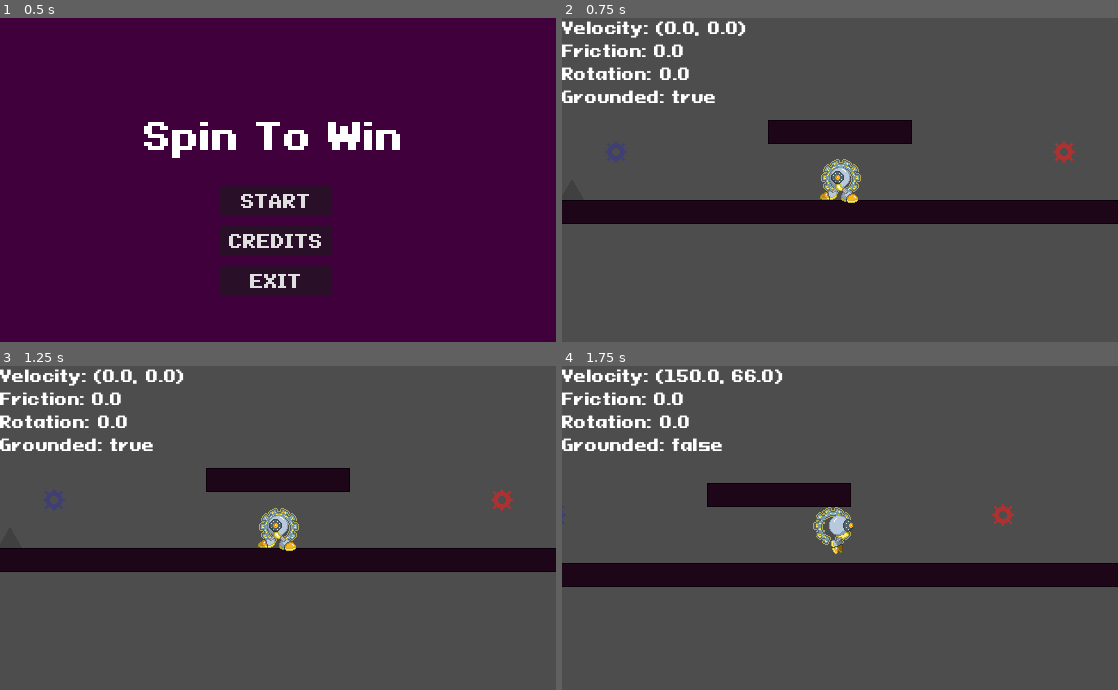
Above: before the commit, frames 1-4 (two rows, left to right).
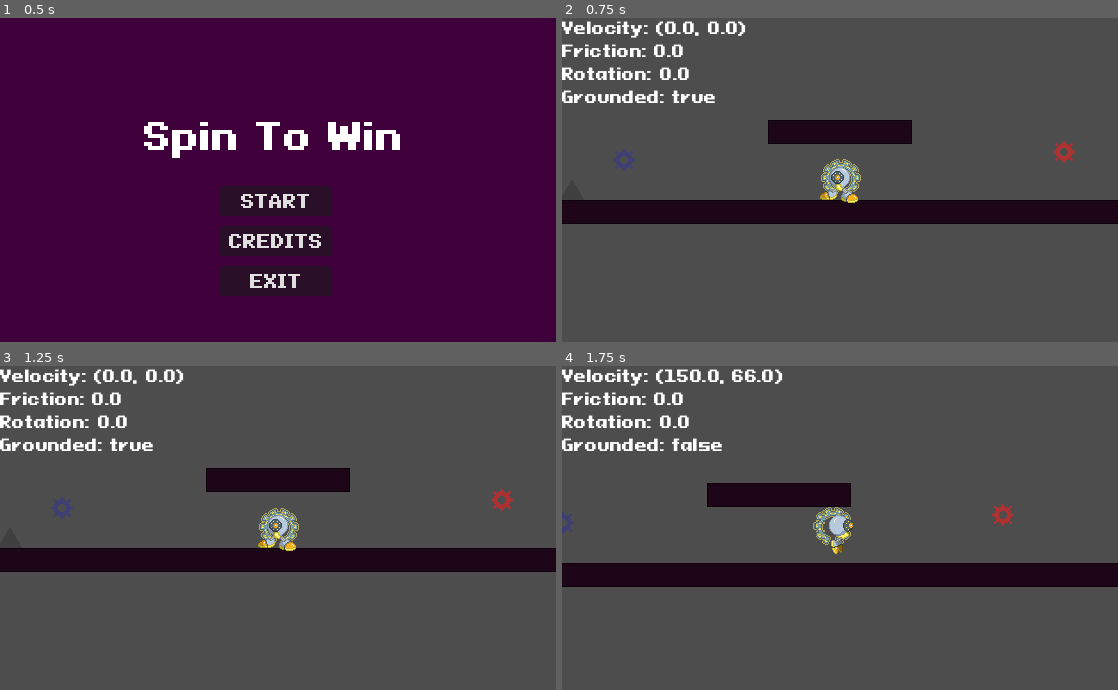
Above: after the commit, the same moments.

Repository: jakecolon3/cogwork
Game: Godot game, scene res://scenes/main.tscn
Two runs of this game, one before a commit and one after it. Both use one fixed random seed, a clock stepped at 60 frames per second and the inputs below.
Inputs:
- Up to frame 1 (0.5 s): no input
- Up to frame 2 (0.75 s): click "START" at 0.5 s
- Up to frame 3 (1.25 s): no input
- Up to frame 4 (1.75 s): tap Enter at 1.25 s; hold Right (move_right) from 1.28 s (still down); tap X (interact) at 1.35 s; tap Space (jump) at 1.52 s

Frame 1 is identical in both runs. In frame 2, 0.2% of the frame differs, in the area x 7-14%, y 37-48%; in frame 3, 0.2%; in frame 4, less than 0.1%.

Commit message:
finished interactable rework

Diff:
--- a/scenes/interactable.tscn
+++ b/scenes/interactable.tscn
@@ -1,17 +1,10 @@
 [gd_scene format=3 uid="uid://jsaelfu4srsk"]
 
 [ext_resource type="Script" uid="uid://cr8vlkgemm3i6" path="res://script/interactable.gd" id="1_56v82"]
-
-[sub_resource type="RectangleShape2D" id="RectangleShape2D_6w6ra"]
-size = Vector2(8, 8)
 
 [node name="Interactable" type="Area2D" unique_id=1859719531]
 collision_layer = 4
 script = ExtResource("1_56v82")
 
-[node name="CollisionShape2D" type="CollisionShape2D" parent="." unique_id=1142049558]
-shape = SubResource("RectangleShape2D_6w6ra")
-debug_color = Color(0, 0.6498387, 0.050940625, 0.41960785)
-
 [connection signal="body_entered" from="." to="." method="_on_body_entered"]
 [connection signal="body_exited" from="." to="." method="_on_body_exited"]
--- /dev/null
+++ b/scenes/rotator_new.tscn
@@ -0,0 +1,23 @@
+[gd_scene format=3 uid="uid://c110ft0hjoaon"]
+
+[ext_resource type="Script" uid="uid://ca252v2essduy" path="res://script/rotator.gd" id="2_xh32k"]
+[ext_resource type="Texture2D" uid="uid://1hwhqktu83f2" path="res://sprite/temp-interactable-tiles.png" id="3_7ifb6"]
+
+[sub_resource type="AtlasTexture" id="AtlasTexture_5j751"]
+atlas = ExtResource("3_7ifb6")
+region = Rect2(0, 0, 24, 24)
+
+[sub_resource type="SpriteFrames" id="SpriteFrames_501j6"]
+animations = [{
+"frames": [{
+"duration": 1.0,
+"texture": SubResource("AtlasTexture_5j751")
+}],
+"loop": 1,
+"name": &"default",
+"speed": 5.0
+}]
+
+[node name="Rotator" type="Area2D" unique_id=300749276]
+script = ExtResource("2_xh32k")
+frames = SubResource("SpriteFrames_501j6")
--- a/scenes/test_level.tscn
+++ b/scenes/test_level.tscn
@@ -2,9 +2,9 @@
 
 [ext_resource type="Script" uid="uid://crpfepg0ukwxd" path="res://script/test_level.gd" id="1_tmr53"]
 [ext_resource type="PackedScene" uid="uid://b2v5eiqe33qjy" path="res://scenes/platform.tscn" id="2_paw1w"]
-[ext_resource type="PackedScene" uid="uid://ckyp1upbnj55a" path="res://scenes/rotator.tscn" id="3_x4b8f"]
 [ext_resource type="PackedScene" uid="uid://qf5eg5w6gutf" path="res://scenes/platform_rotator.tscn" id="4_tmr53"]
 [ext_resource type="PackedScene" uid="uid://cx7tawu23juve" path="res://scenes/tiles.tscn" id="4_x4b8f"]
+[ext_resource type="PackedScene" uid="uid://c110ft0hjoaon" path="res://scenes/rotator_new.tscn" id="5_tmr53"]
 
 [sub_resource type="Curve2D" id="Curve2D_x4b8f"]
 _data = {
@@ -34,9 +34,6 @@
 position = Vector2(544, 568)
 path = NodePath("../Path2D")
 
-[node name="Rotator" parent="." unique_id=1681111025 instance=ExtResource("3_x4b8f")]
-position = Vector2(320, 576)
-
 [node name="PlatformRotator" parent="." unique_id=1156032691 node_paths=PackedStringArray("platforms") instance=ExtResource("4_tmr53")]
 position = Vector2(768, 576)
 platforms = [NodePath("../Platform")]
@@ -47,3 +44,6 @@
 
 [node name="SpawnLocation" type="Marker2D" parent="." unique_id=2008464599]
 position = Vector2(544, 600)
+
+[node name="Rotator" parent="." unique_id=330066868 instance=ExtResource("5_tmr53")]
+position = Vector2(328, 584)
--- a/script/interactable.gd
+++ b/script/interactable.gd
@@ -1,26 +1,21 @@
 extends Area2D
 class_name Interactable
 
-signal player_entered
-signal player_exited
-
-@export var sprite: AnimatedSprite2D
-
+@export var frames: SpriteFrames
+var sprite: AnimatedSprite2D
+var collision_area: CollisionShape2D
 
 func _ready() -> void:
-    sprite.reparent(self)
+    set_collision_layer_value(1, false)
+    set_collision_layer_value(3, true)
+    sprite = AnimatedSprite2D.new()
+    sprite.sprite_frames = frames
+    collision_area = CollisionShape2D.new()
+    var rect = RectangleShape2D.new()
+    rect.size = Vector2(16, 16)
+    collision_area.shape = rect
+    add_child(collision_area)
+    add_child(sprite)
 
-
-func _process(delta: float) -> void:
+func _interact() -> void:
     pass
-
-
-
-func _on_body_entered(body: Node2D) -> void:
-    if body is Player:
-        emit_signal("player_entered")
-
-
-func _on_body_exited(body: Node2D) -> void:
-    if body is Player:
-        emit_signal("player_exited")
--- a/script/player.gd
+++ b/script/player.gd
@@ -77,6 +77,8 @@
     if interactable is Rotator:
         var rotator := interactable as Rotator
         rotator_interact(rotator)
+    else:
+        interactable._interact()
 
 
 func rotator_interact(rotator: Rotator) -> void:
--- a/script/rotator.gd
+++ b/script/rotator.gd
@@ -6,8 +6,7 @@
 
 
 func _ready() -> void:
-    set_collision_layer_value(1, false)
-    set_collision_layer_value(3, true)
+    super._ready()
 
 
 func left_action() -> void:
